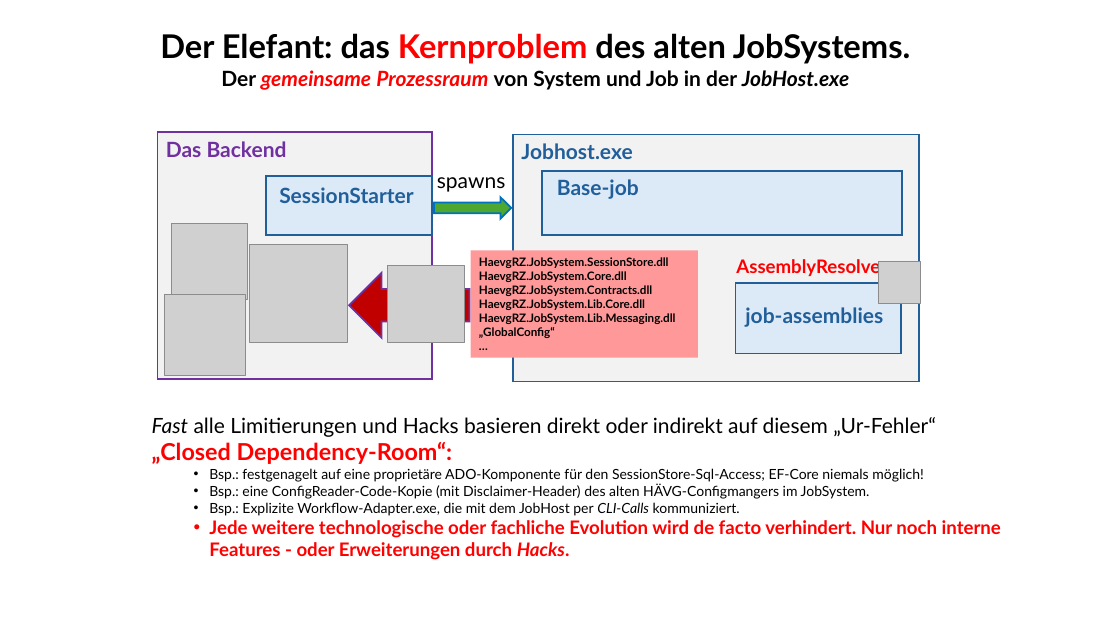
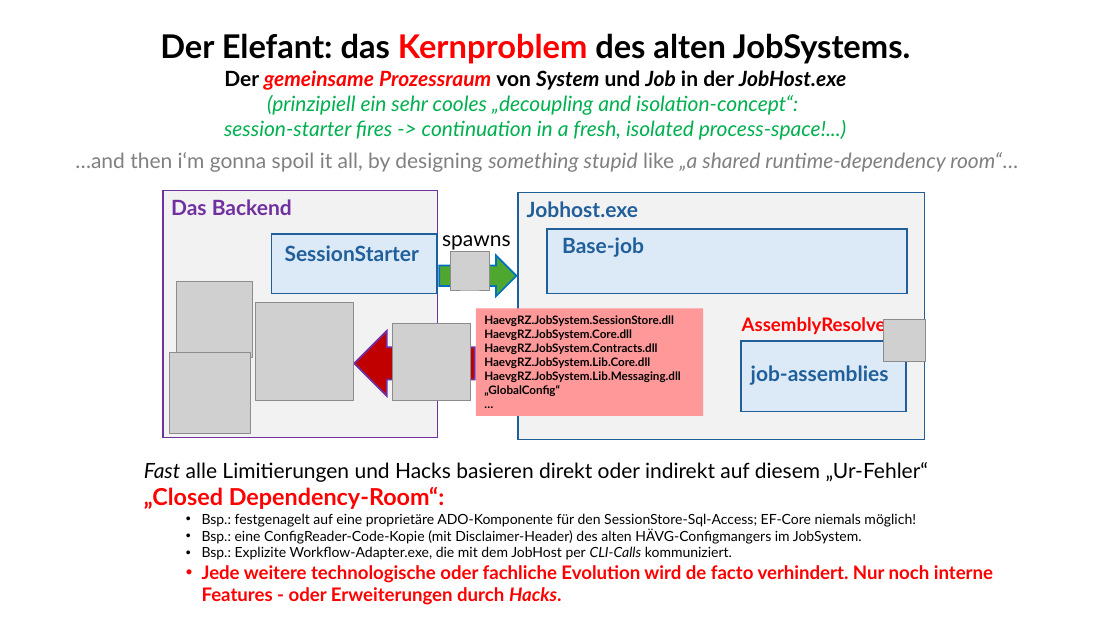
Before and after one commit to ckluth/josyn-platform, a slide deck: slide 4 of josyn-intro.pptx. Drawn at 1120x630 pixels with LibreOffice and Linux fonts; fonts in the diff are those of the drawing; grey boxes stand for pictures. Boxes give left, top, right and bottom in pixels: in the first picture for what was removed or moved away, otherwise in the second. Text is boxed around its words. In the diff, an @@ line names an element or a change of style, - is before the commit and + after.

```diff
--- a/josyn-intro.pptx
+++ b/josyn-intro.pptx
@@ text at (x1=224, y1=70, x2=846, y2=90): italic on in "System Job" @@
@@ text at (x1=224, y1=95, x2=846, y2=140): paragraphs added @@
+(prinzipiell ein sehr cooles „decoupling and isolation-concept“:
+session-starter fires -> continuation in a fresh, isolated process-space!...)
@@ text added at (x1=75, y1=152, x2=1018, y2=172), 18 pt, text #808080, italic @@
+…and then i‘m gonna spoil it all, by designing something stupid like „a shared runtime-dependency room“…
@@ 7 texts, 6 rectangles, 3 pictures, 1 left arrow moved together from (x1=157, y1=132, x2=921, y2=381) to (x1=163, y1=191, x2=926, y2=439) @@
@@ right arrow resized from (x1=434, y1=197, x2=512, y2=219) to (x1=439, y1=255, x2=517, y2=297) @@
@@ picture added at (x1=450, y1=251, x2=489, y2=290) @@
@@ picture moved from (x1=250, y1=245, x2=348, y2=343) to (x1=255, y1=302, x2=354, y2=401) @@
@@ picture moved from (x1=387, y1=266, x2=465, y2=343) to (x1=392, y1=323, x2=470, y2=401) @@
@@ text "Fast alle Limitierungen und Hacks ..." moved from (x1=152, y1=417, x2=1001, y2=560) to (x1=144, y1=462, x2=993, y2=605) @@
```
Also in this commit, not shown: 4 other slides changed.
